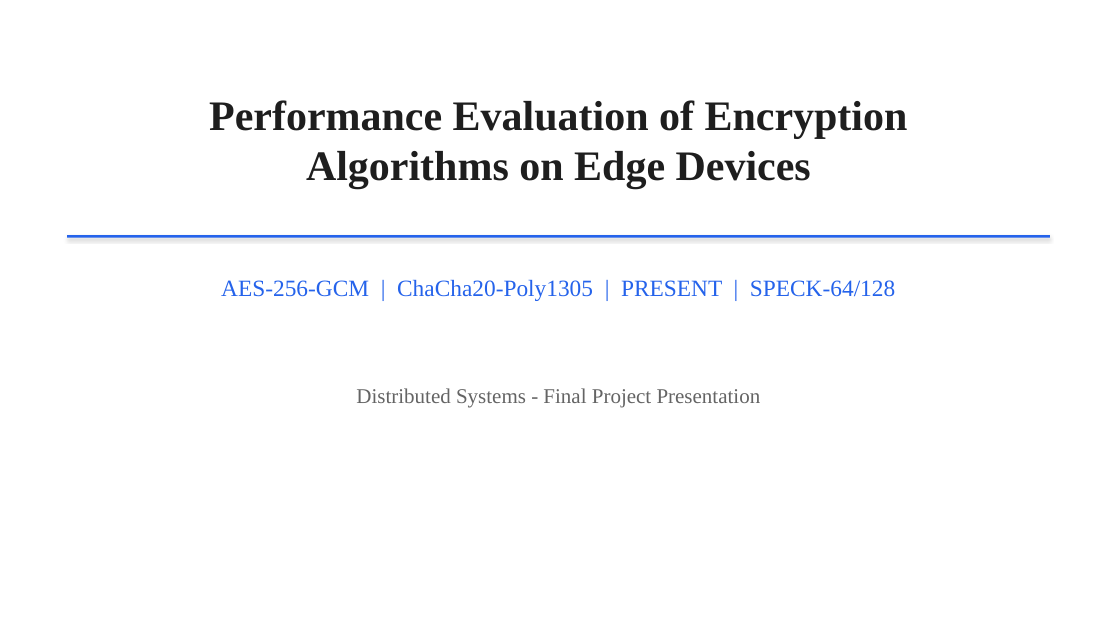
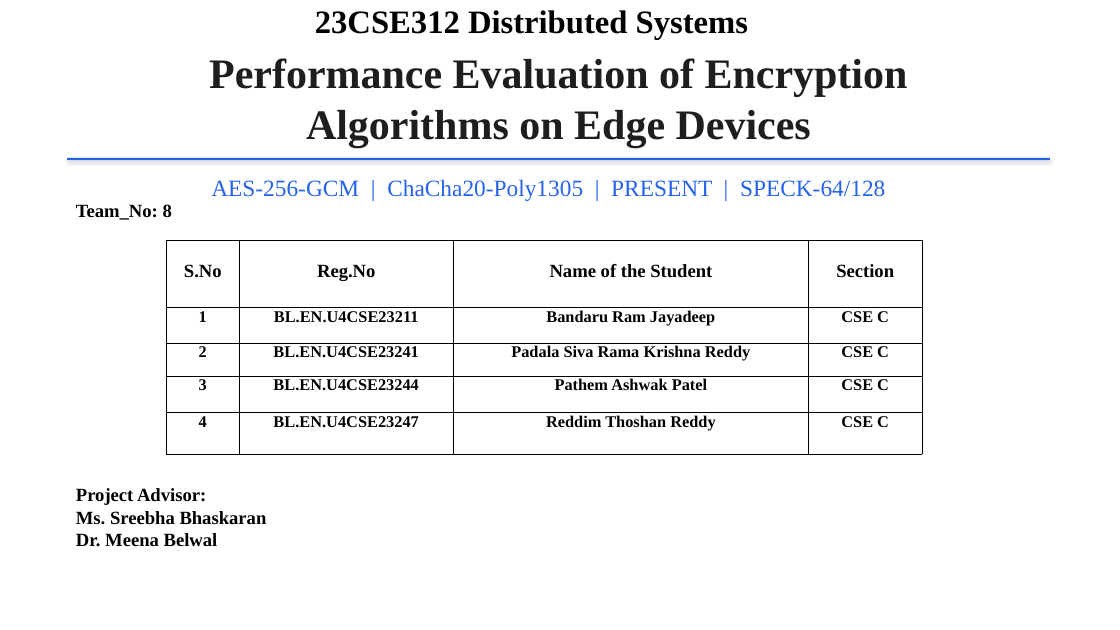
Before and after one commit to Krish6115/Distributed_Systems, a slide deck: slide 1 of Encryption_Edge_Devices_Presentation.pptx. Drawn at 1120x630 pixels with LibreOffice and Linux fonts; fonts in the diff are those of the drawing. Boxes give left, top, right and bottom in pixels: in the first picture for what was removed or moved away, otherwise in the second. Text is boxed around its words. In the diff, an @@ line names an element or a change of style, - is before the commit and + after.

Commit message:
Update presentation and project report

```diff
--- a/Encryption_Edge_Devices_Presentation.pptx
+++ b/Encryption_Edge_Devices_Presentation.pptx
@@ text added at (315,10,748,39), 28 pt, text #000000, bold @@
+23CSE312 Distributed Systems
@@ text "Performance Evaluation of Encryption Algorithms ...": place and size @@
-text "Performance Evaluation of Encryption Algorithms ..." at (209,100,908,188)
+text "Performance Evaluation of Encryption Algorithms ..." at (209,58,908,147)
@@ text "AES-256-GCM | ChaCha20-Poly1305 | PRESENT ...": place and size @@
-text "AES-256-GCM | ChaCha20-Poly1305 | PRESENT ..." at (221,279,895,301)
+text "AES-256-GCM | ChaCha20-Poly1305 | PRESENT ..." at (211,179,885,201)
@@ rectangle: place and size @@
-rectangle at (67,235,1050,238)
+rectangle at (67,158,1050,160)
@@ text added at (76,204,172,220), 16 pt, text #000000, bold @@
+Team_No: 8
@@ table added at (166,240,923,454), 5 rows, 4 columns @@
+S.No | Reg.No | Name of the Student | Section
+1 | BL.EN.U4CSE23211 | Bandaru Ram Jayadeep | CSE C
+2 | BL.EN.U4CSE23241 | Padala Siva Rama Krishna Reddy | CSE C
+3 | BL.EN.U4CSE23244 | Pathem Ashwak Patel | CSE C
+4 | BL.EN.U4CSE23247 | Reddim Thoshan Reddy | CSE C
@@ text removed at (356,388,761,407) @@
-Distributed Systems - Final Project Presentation
@@ text added at (76,488,267,547), 16 pt, text #000000, bold @@
+Project Advisor:
+Ms. Sreebha Bhaskaran
+Dr. Meena Belwal
```
Also in this commit, not shown: 8 other slides changed, 1 slide removed, 1 other file.
